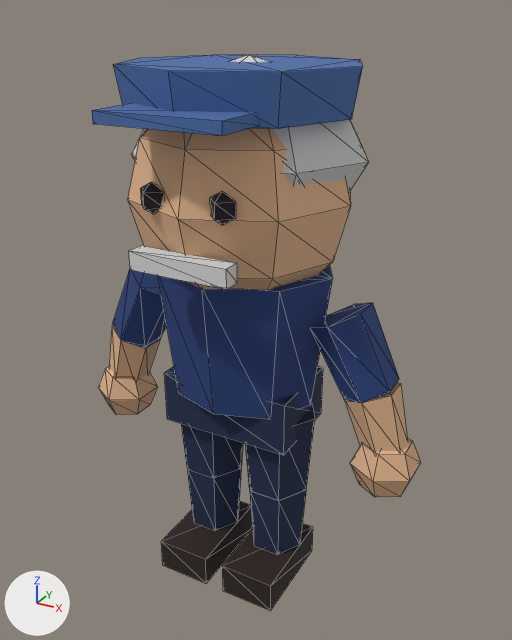
Two versions of the glTF model apps/web/public/game-modes/taki-takma/models/character_baba_damat.glb, one commit apart.
One viewpoint serves both versions: a camera (50 mm lens) standing at (0.942, -1.641, 1.673) and looking at (0.033, 0.012, 0.846). Lighting does not change. The marker at lower left points along +X, +Y and +Z. The first picture is the older version. Mesh edges are drawn as thin lines. Vertices at exactly the same position are counted once.

In view in the first picture: 'Character_baba_damat'.
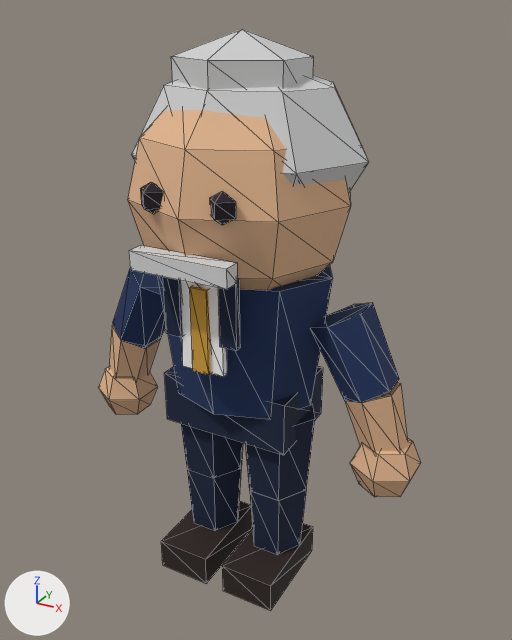
Pixel boxes [x1, y1, x2, y2] of what changed, in the pictures (512 x 640 px; the box of a moved part takes in the faces that stretch with it):
'Character_baba_damat', reshaped
    before: [92, 54, 421, 611]
    after: [98, 29, 421, 611]
part 1 of me_character_baba_damat, added
    after: [180, 280, 227, 377]
part 2 of me_character_baba_damat, added
    after: [190, 286, 211, 375]
part 3 of me_character_baba_damat, added (blue)
    after: [219, 278, 240, 351]
part 4 of me_character_baba_damat, added
    after: [171, 29, 313, 90]
part 5 of me_character_baba_damat, deleted (blue)
    before: [113, 55, 363, 129]
part 6 of me_character_baba_damat, moved or reshaped
    before: [92, 103, 258, 136]
    after: [163, 277, 183, 337]
part 7 of me_character_baba_damat, recoloured
    before: [95, 103, 399, 432]
    after: [113, 266, 399, 432]

The change, as a diff of the scene's bpy script:
```diff
--- a/apps/web/public/game-modes/taki-takma/models/character_baba_damat.glb.py
+++ b/apps/web/public/game-modes/taki-takma/models/character_baba_damat.glb.py
@@ me_character_baba_damat @@
 # used by ob_character_baba_damat; location = (0.0, 0.0, 0.0)
-me_character_baba_damat.from_pydata(...)  # 322 vertices, 556 faces; spans x -0.54..0.54, y -0.38..0.33, z 0.0..1.57
+me_character_baba_damat.from_pydata(...)  # 344 vertices, 588 faces; spans x -0.54..0.54, y -0.33..0.33, z 0.0..1.63
+# me_character_baba_damat part 1: a new loose piece, a box spanning x -0.065..0.065, y -0.225..-0.205, z 0.78..1.08, in mat_toy
+# me_character_baba_damat part 2: a new loose piece, a box spanning x -0.025..0.025, y -0.235..-0.215, z 0.78..1.02, in mat_toy
+# me_character_baba_damat part 3: a new loose piece, a box spanning x 0.06..0.11, y -0.232..-0.212, z 0.87..1.09, in mat_toy
+# me_character_baba_damat part 4: a new loose piece, a UV sphere (6 segments, 3 rings, poles along z) spanning x -0.16..0.16, y -0.16..0.16, z 1.37..1.63, in mat_toy
+# me_character_baba_damat part 5: the loose piece of 16 vertices spanning x -0.32..0.32, y -0.32..0.32, z 1.43..1.55 is deleted
+# me_character_baba_damat part 6
+# 4 vertices are removed from x -0.17..0.17, y -0.38..-0.22, z 1.44
+# 10 faces are deleted
+# 4 vertices move from x -0.17..0.17, y -0.38..-0.22, z 1.47 to x -0.11..-0.06, y -0.23..-0.21, z 1.09
+# 4 vertices are added at (-0.11, -0.23, 0.87), (-0.11, -0.21, 0.87), (-0.06, -0.23, 0.87), (-0.06, -0.21, 0.87)
+# 10 new faces join them
+# me_character_baba_damat part 7: 162 kept faces spanning x -0.46..0.46, y -0.23..0.22, z 0.1..1.09 get new vertex colours; the middle colour goes from dark blue #1c2a4a to dark blue #101f3c
 me_character_baba_damat.materials.append(mat_toy)
```
